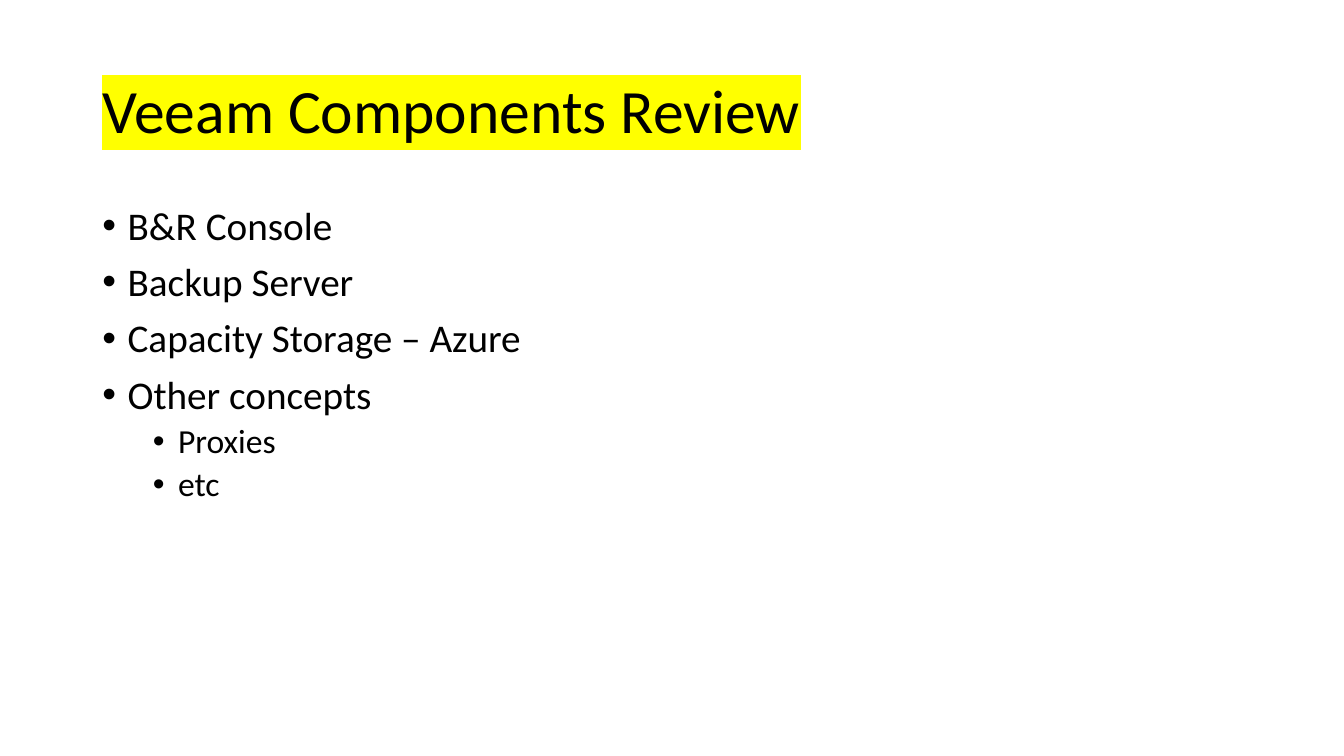
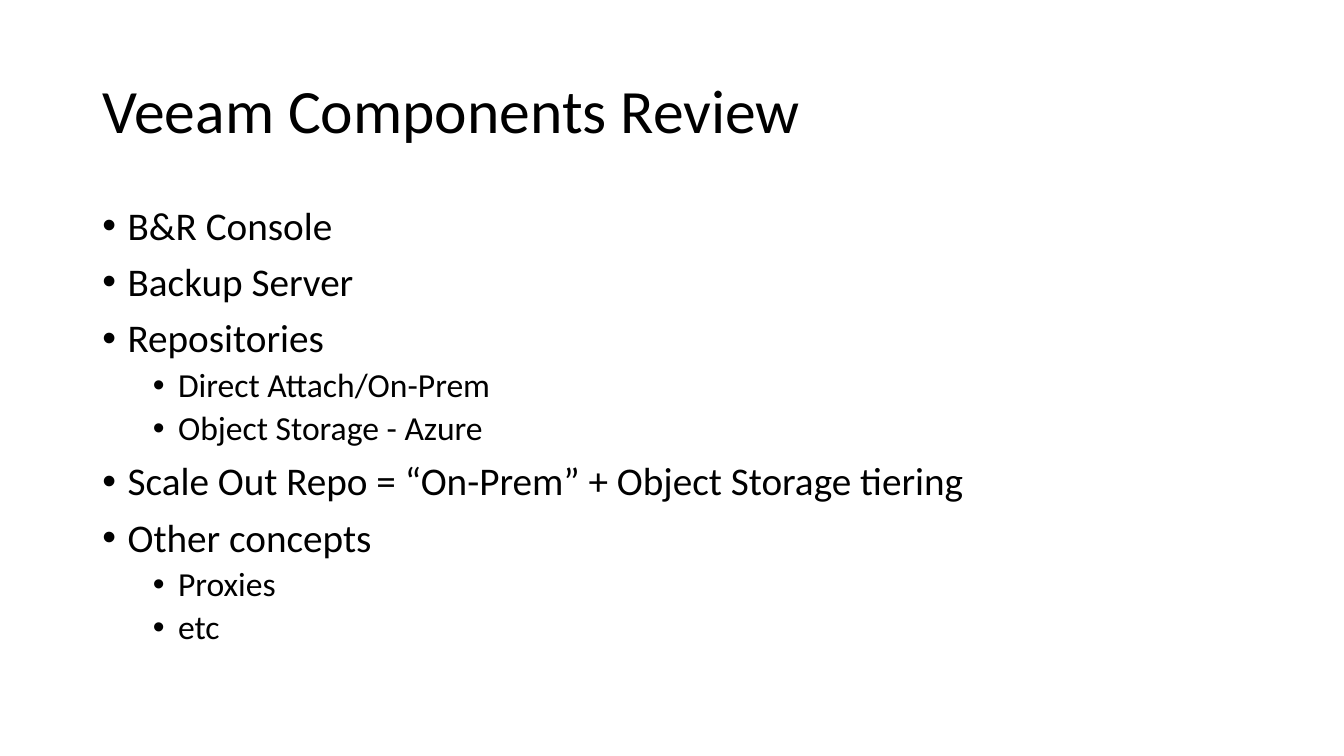
Before and after one commit to dkirby-ms/VeeamOnAzureLab, a slide deck: slide 6 of Veeam Lab Guide.pptx. Drawn at 1344x756 pixels with LibreOffice and Linux fonts; fonts in the diff are those of the drawing. Boxes give left, top, right and bottom in pixels: in the first picture for what was removed or moved away, otherwise in the second. Text is boxed around its words. In the diff, an @@ line names an element or a change of style, - is before the commit and + after.

```diff
--- a/Veeam Lab Guide.pptx
+++ b/Veeam Lab Guide.pptx
@@ title "Veeam Components Review" at bbox=[102, 90, 800, 143]: highlight #FFFF00 to none @@
@@ text at bbox=[128, 325, 963, 502]: text changed @@
-• Capacity Storage – Azure
+• Repositories
+  • Direct Attach/On-Prem
+  • Object Storage - Azure
+• Scale Out Repo = “On-Prem” + Object Storage tiering
```
Also in this commit, not shown: 3 slides added, 2 slides removed.
